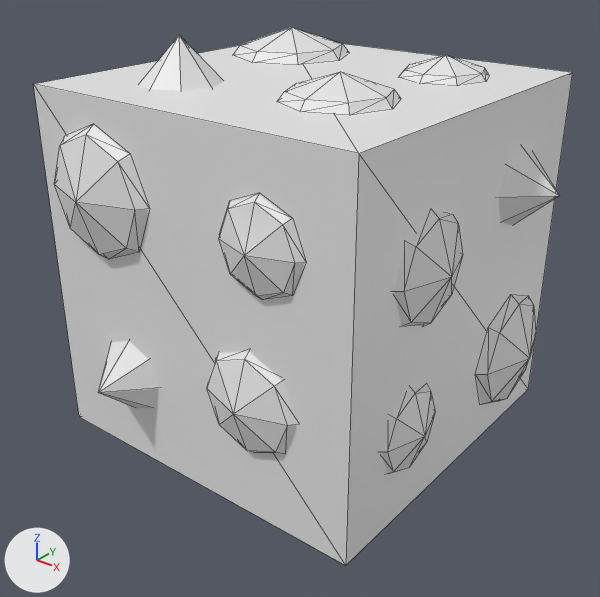
A saved change to the glTF model assets/assets/prod/mesh/Cube.glb.
Rendered twice from a 50 mm lens placed at (1.039, -1.74, 0.929), pointed at (-0.304, -0.061, -0.112). Every picture has the same lights, and +X, +Y and +Z are marked at lower left. Mesh edges are drawn as thin lines. Vertices at the same position are counted once.
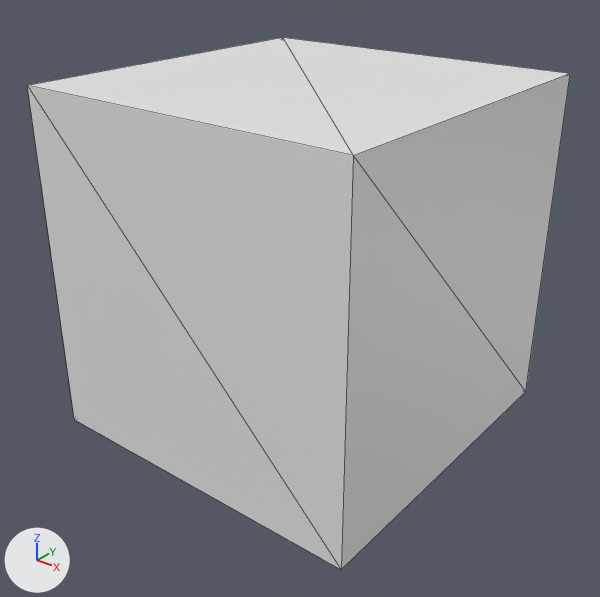
Pixel boxes (x1, y1, x2, y2) of what changed, in the pictures (600 x 597 px; the box of a moved part takes in the faces that stretch with it):
'Cube1', reshaped, moved
    before: (33, 27, 573, 565)
    after: (27, 37, 570, 570)
part 1 of me_cube1, moved or reshaped
    before: (33, 44, 573, 565)
    after: (27, 37, 570, 570)
part 2 of me_cube1, deleted
    before: (54, 27, 559, 473)

The change, as a list of edits to the scene's bpy script:
```text
Change me_cube1:
    used by ob_cube1; location = (-0.314, 0.0, 0.0)
    remove me_cube1.from_pydata(...)  # 368 vertices, 492 faces; spans x -0.616..0.616, y -0.616..0.616, z -0.616..0.616
    add me_cube1.from_pydata(...)  # 8 vertices, 12 faces; spans x 0.0..1.0, y -1.0..0.0, z 0.0..1.0
    me_cube1 part 1: the loose piece of 8 vertices spanning x -0.5..0.5, y -0.5..0.5, z -0.5..0.5 is moved by (0.5, -0.5, 0.5)
    me_cube1 part 2: 24 loose pieces with 360 vertices, spanning x -0.616..0.616, y -0.616..0.616, z -0.616..0.616, are deleted
Change ob_cube1:
    ob_cube1.location: (-0.314, 0.0, 0.0) -> (-0.814, 0.482, -0.5)
```
